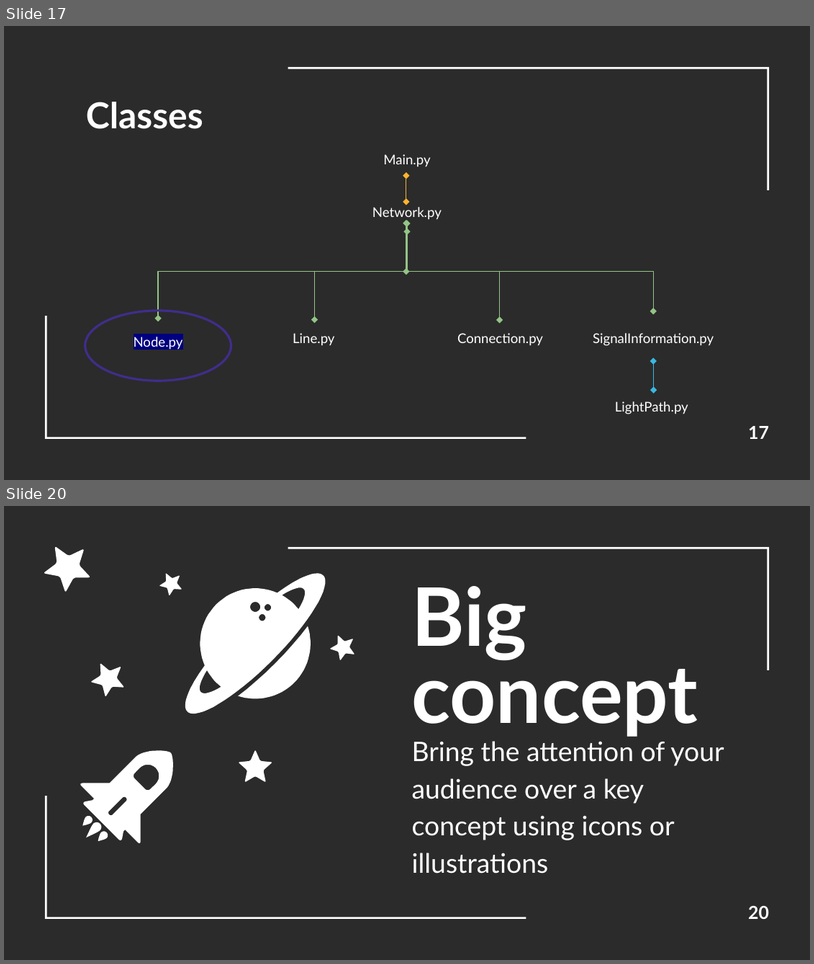
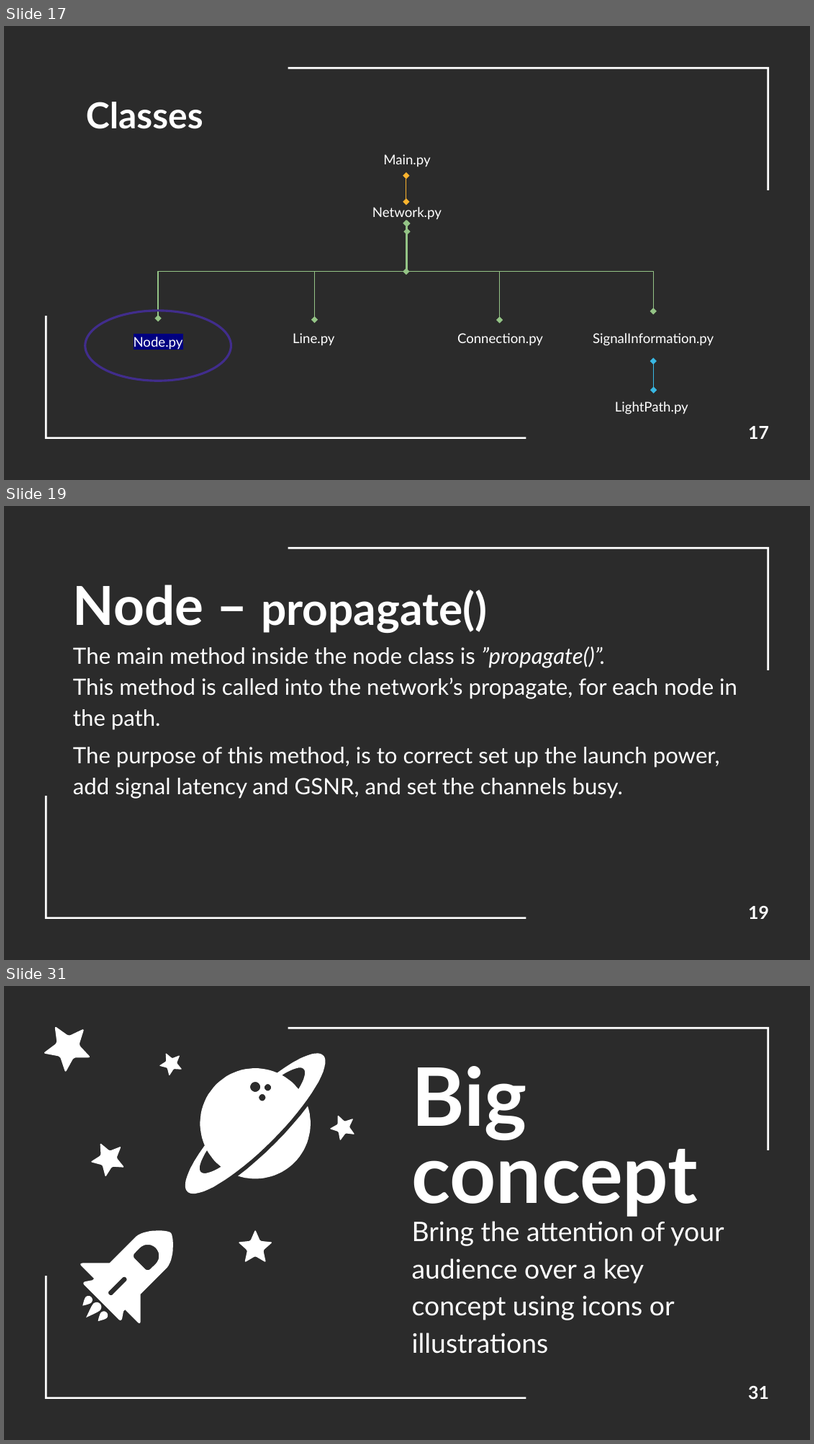
Before and after one commit to RenatoParker/OON_LabsProject, a slide deck: Presentazione esame OOP.pptx. Shown one above the other, each under a label of ours: slides 17 and 20 before the commit, slides 17, 19 and 31 after it; the slides between them are not shown. The pictures are 814x964 and 814x1444 pixels, drawn with LibreOffice and Linux fonts; fonts in the diff are those of the drawing; background and template pictures are left out; a plain dark background stands for a picture behind light text. Boxes give left, top, right and bottom in pixels: in the first picture for what was removed or moved away, otherwise in the second. Text is boxed around its words. In the diff, an @@ line names an element or a change of style, - is before the commit and + after.

```diff
--- a/Presentazione esame OOP.pptx
+++ b/Presentazione esame OOP.pptx
@@ slide 19 added at (x1=4, y1=506, x2=810, y2=960), background picture (left out); not listed: 2 template elements that a slide beside it also shows @@
@@ title added at (x1=73, y1=584, x2=487, y2=633), 40 pt, text #FFFFFF, bold @@
+Node – propagate()
@@ subtitle added at (x1=73, y1=646, x2=738, y2=798), 20 pt, text #FFFFFF @@
+The main method inside the node class is ”propagate()”.
+This method is called into the network’s propagate, for each node in the path.
+The purpose of this method, is to correct set up the launch power, add signal latency and GSNR, and set the channels busy.
@@ page number added at (x1=748, y1=906, x2=769, y2=919), 16 pt, text #FFFFFF, bold @@
+19
@@ what was slide 20 is now slide 31 @@
@@ page number at (x1=748, y1=1386, x2=769, y2=1399): text changed @@
-20
+31
```
Also in this commit, not shown: 4 slides changed, 12 other slides added, 8 slides removed, 3 other files.
